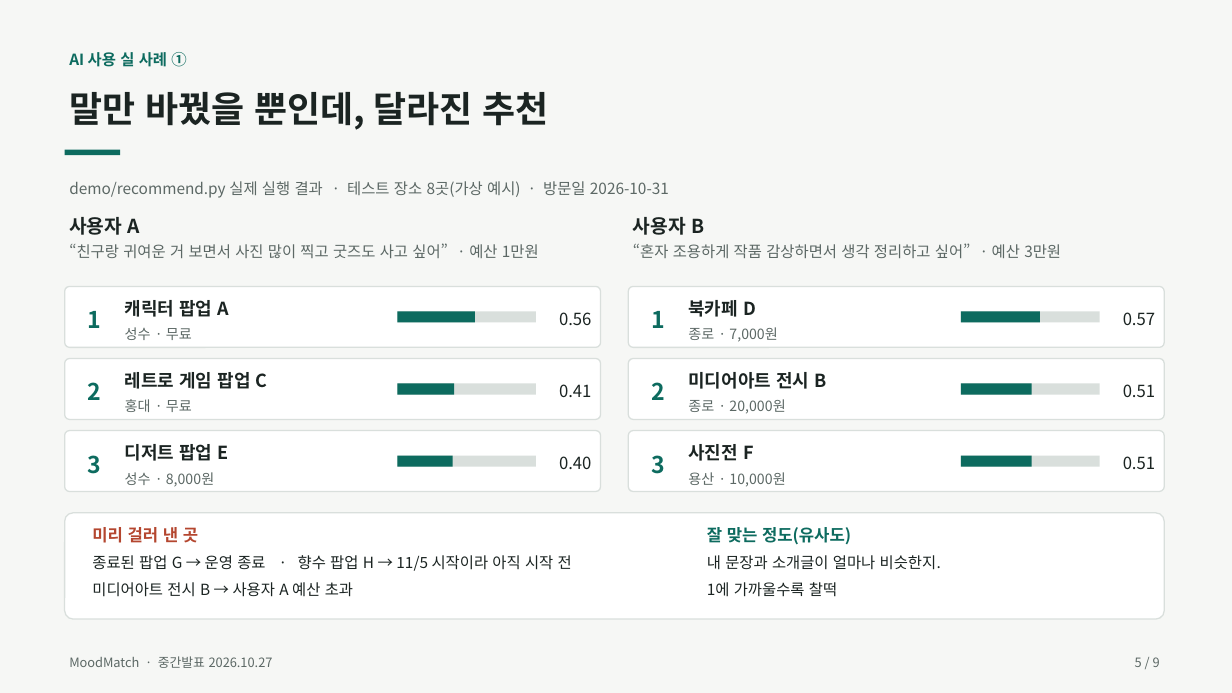
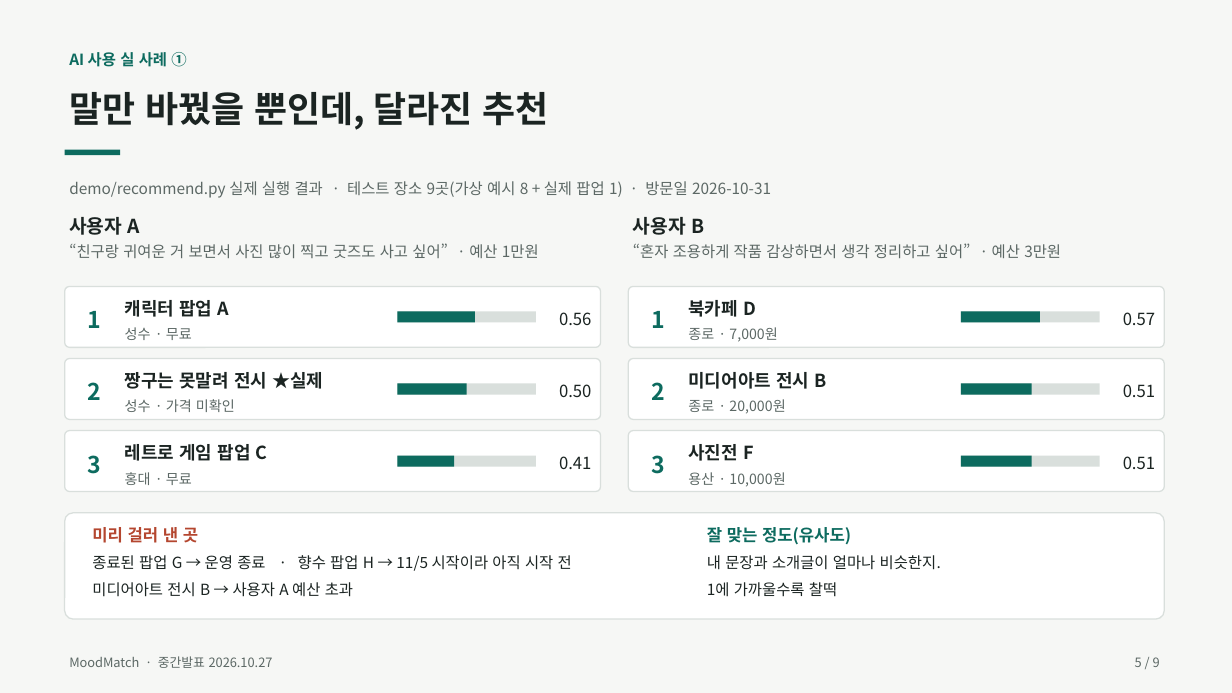
Before and after one commit to junwoo906/MoodMatch, a slide deck: slide 5 of docs/MoodMatch_중간발표.pptx. Drawn at 1232x693 pixels with LibreOffice and Linux fonts; fonts in the diff are those of the drawing. Boxes give left, top, right and bottom in pixels: in the first picture for what was removed or moved away, otherwise in the second. Text is boxed around its words. In the diff, an @@ line names an element or a change of style, - is before the commit and + after.

```diff
--- a/docs/MoodMatch_중간발표.pptx
+++ b/docs/MoodMatch_중간발표.pptx
@@ text at bbox=[69, 181, 771, 198]: text changed @@
-demo/recommend.py 실제 실행 결과 · 테스트 장소 8곳(가상 예시) · 방문일 2026-10-31
+demo/recommend.py 실제 실행 결과 · 테스트 장소 9곳(가상 예시 8 + 실제 팝업 1) · 방문일 2026-10-31
@@ text at bbox=[125, 372, 323, 389]: text changed @@
-레트로 게임 팝업 C
+짱구는 못말려 전시 ★실제
@@ rectangle: place and size @@
-rectangle at bbox=[397, 384, 454, 395]
+rectangle at bbox=[397, 384, 467, 395]
@@ text at bbox=[559, 384, 591, 397]: text changed @@
-0.41
+0.50
@@ text at bbox=[125, 399, 235, 412]: text changed @@
-성수 · 8,000원
+성수 · 가격 미확인
@@ text at bbox=[125, 444, 268, 461]: text changed @@
-디저트 팝업 E
+레트로 게임 팝업 C
@@ text "홍대 · 무료": place and size @@
-text "홍대 · 무료" at bbox=[125, 399, 192, 412]
+text "홍대 · 무료" at bbox=[125, 472, 192, 485]
@@ text at bbox=[559, 456, 591, 469]: text changed @@
-0.40
+0.41
```
Also in this commit, not shown: 3 other slides changed, 1 slide added, 1 slide removed, 2 other files.
